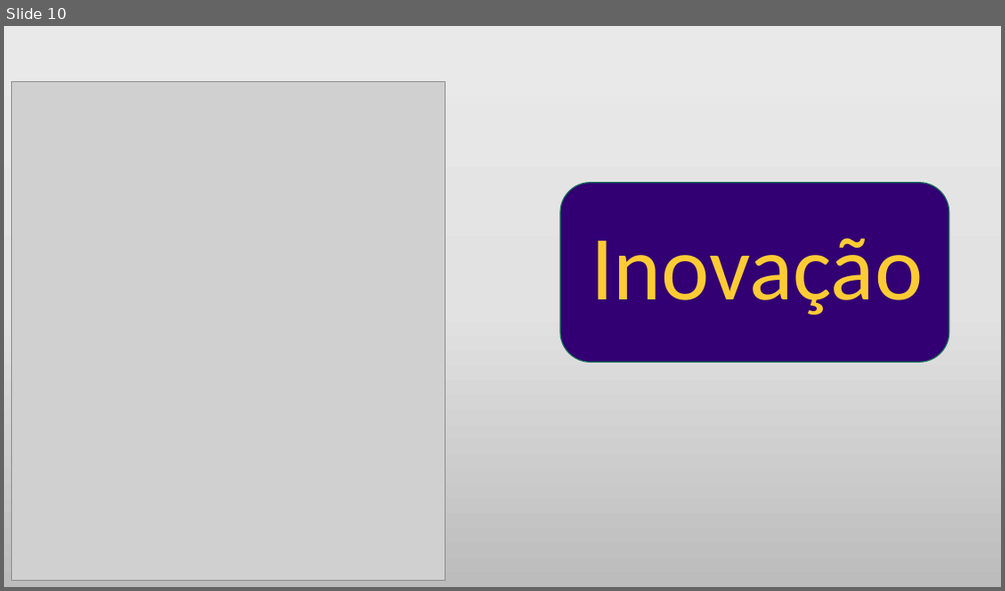
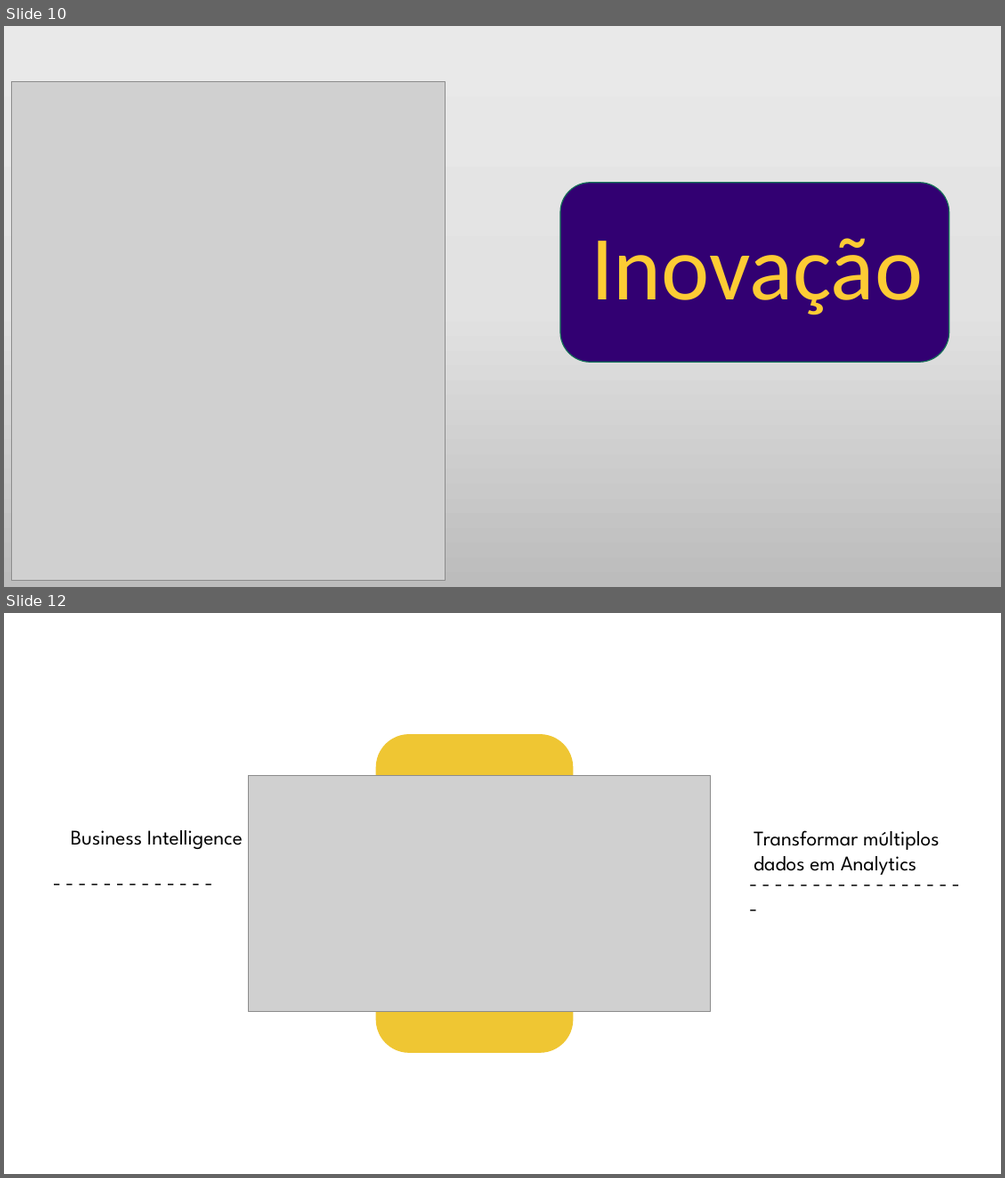
Before and after one commit to vitorsilv/Next-Streaming, a slide deck: Documentação/Deep dive.pptx. Shown one above the other, each under a label of ours: slide 10 before the commit, slides 10 and 12 after it; the slides between them are not shown. The pictures are 1005x591 and 1005x1178 pixels, drawn with LibreOffice and Linux fonts; fonts in the diff are those of the drawing; grey boxes stand for pictures. Boxes give left, top, right and bottom in pixels: in the first picture for what was removed or moved away, otherwise in the second. Text is boxed around its words. In the diff, an @@ line names an element or a change of style, - is before the commit and + after.

```diff
--- a/Documentação/Deep dive.pptx
+++ b/Documentação/Deep dive.pptx
@@ slide 12 added at (x1=4, y1=613, x2=1001, y2=1174), background #FFFFFF @@
@@ rounded rectangle added at (x1=376, y1=735, x2=573, y2=1053), fill #EFC633, outline #EFC633 1 pt @@
@@ picture added at (x1=249, y1=776, x2=710, y2=1012) @@
@@ text added at (x1=71, y1=830, x2=243, y2=849), 20 pt, text #000000 @@
+Business Intelligence
@@ text added at (x1=753, y1=830, x2=939, y2=875), 20 pt, text #000000 @@
+Transformar múltiplos dados em Analytics
@@ text added at (x1=46, y1=866, x2=250, y2=899), 20 pt, text #000000 @@
+- - - - - - - - - - - - -
@@ text added at (x1=742, y1=867, x2=972, y2=900), 20 pt, text #000000 @@
+- - - - - - - - - - - - - - - - - -
```
Also in this commit, not shown: 1 slide changed, 3 other slides added, 2 slides removed, 2 other files.
